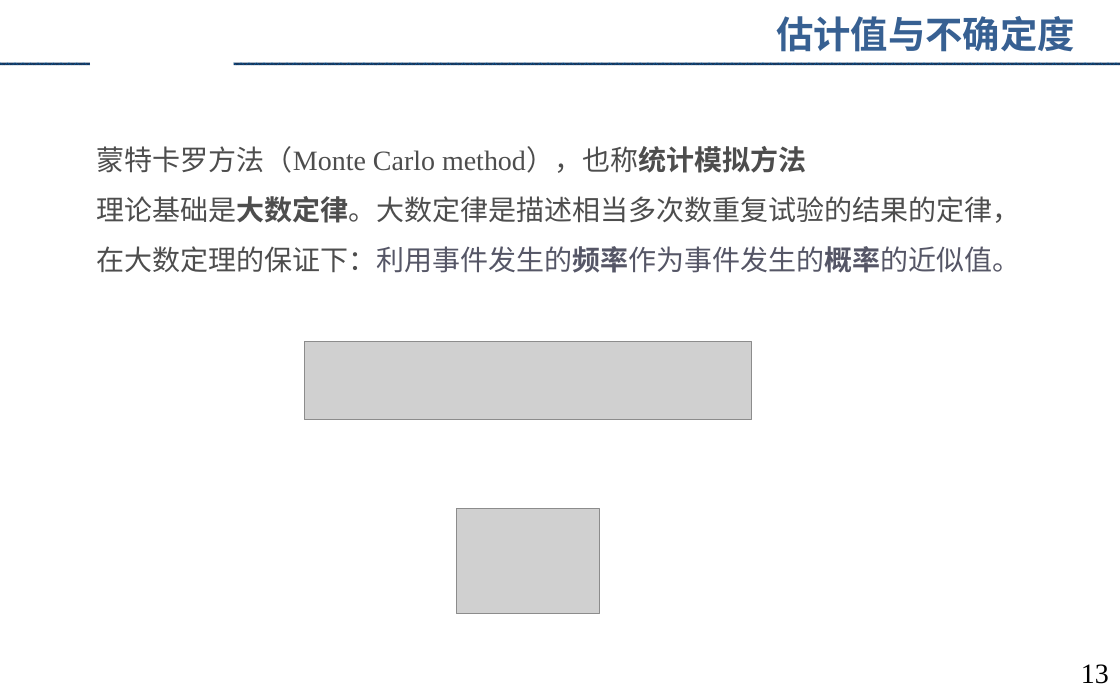
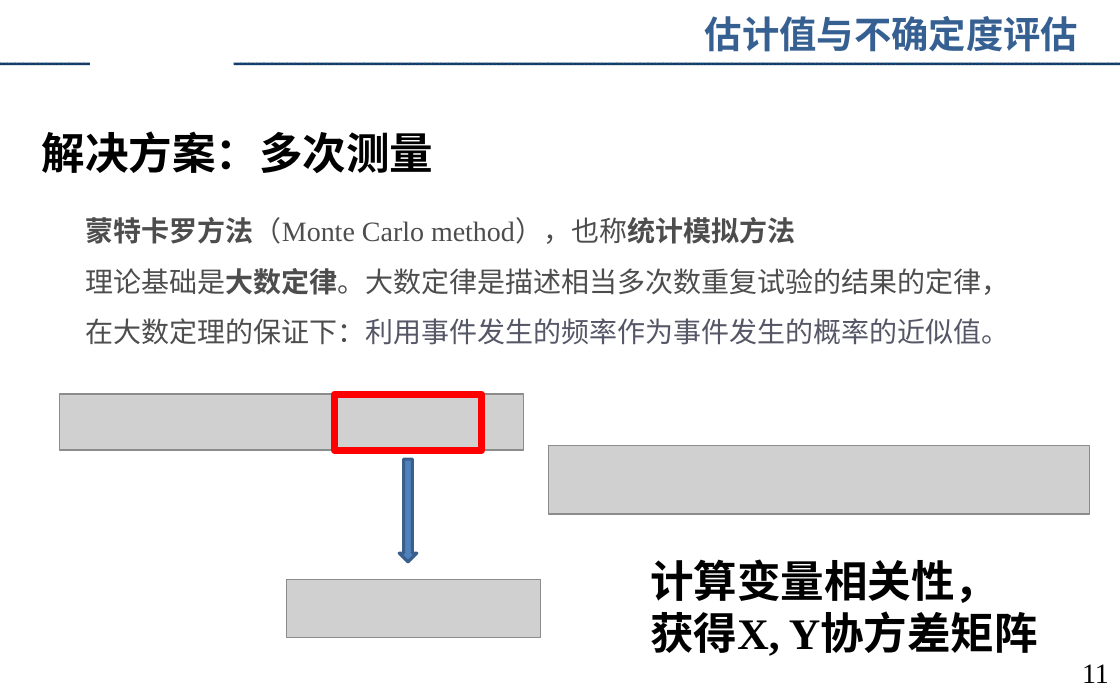
Before and after one commit to augusto-13/ErrorTheory_discussion_ppt, a slide deck: slide 11 of 2023-4-9.pptx (slide 13 before the commit). Drawn at 1120x700 pixels with LibreOffice and Linux fonts; fonts in the diff are those of the drawing; grey boxes stand for pictures; background and template pictures are left out. Boxes give left, top, right and bottom in pixels: in the first picture for what was removed or moved away, otherwise in the second. Text is boxed around its words. In the diff, an @@ line names an element or a change of style, - is before the commit and + after.

```diff
--- a/2023-4-9.pptx
+++ b/2023-4-9.pptx
@@ text at [705, 16, 1078, 52]: text changed @@
-估计值与不确定度
+估计值与不确定度评估
@@ text added at [42, 131, 433, 173], 28 pt, text #000000, bold @@
+解决方案：多次测量
@@ text "蒙特卡罗方法（Monte Carlo method），也称统计模拟方法 理论基础是大数定律。大数定律是描述相当多次数重复 ...": place and size @@
-text "蒙特卡罗方法（Monte Carlo method），也称统计模拟方法 理论基础是大数定律。大数定律是描述相当多次数重复 ..." at [97, 146, 1021, 273]
+text "蒙特卡罗方法（Monte Carlo method），也称统计模拟方法 理论基础是大数定律。大数定律是描述相当多次数重复 ..." at [86, 217, 1010, 345]
@@ text "蒙特卡罗方法（Monte Carlo method），也称统计模拟方法 理论基础是大数定律。大数定律是描述相当多次数重复 ..." at [86, 217, 1010, 345]: bold on in "蒙特卡罗方法（Monte"; bold off in "理论基础是大数定律。大数定律是描述相当多次数重复试验的结果的定律，在大数定理的保证下：利用事件发生的频率作为事件发生的概 ..." @@
@@ picture removed at [305, 342, 752, 420] @@
@@ picture added at [59, 394, 523, 450] @@
@@ rectangle added at [334, 394, 482, 450], outline #FF0000 4.5 pt @@
@@ picture added at [549, 446, 1090, 514] @@
@@ down arrow added at [399, 459, 417, 562], fill #4F81BD, outline #3A5F8C 2 pt @@
@@ picture removed at [456, 508, 599, 614] @@
@@ text added at [650, 559, 1038, 656], 28 pt, text #000000, bold @@
+计算变量相关性，
+获得X, Y协方差矩阵
@@ picture added at [287, 579, 541, 637] @@
@@ page number at [1082, 664, 1109, 683]: text changed @@
-13
+11
```
Also in this commit, not shown: 4 other slides changed.
